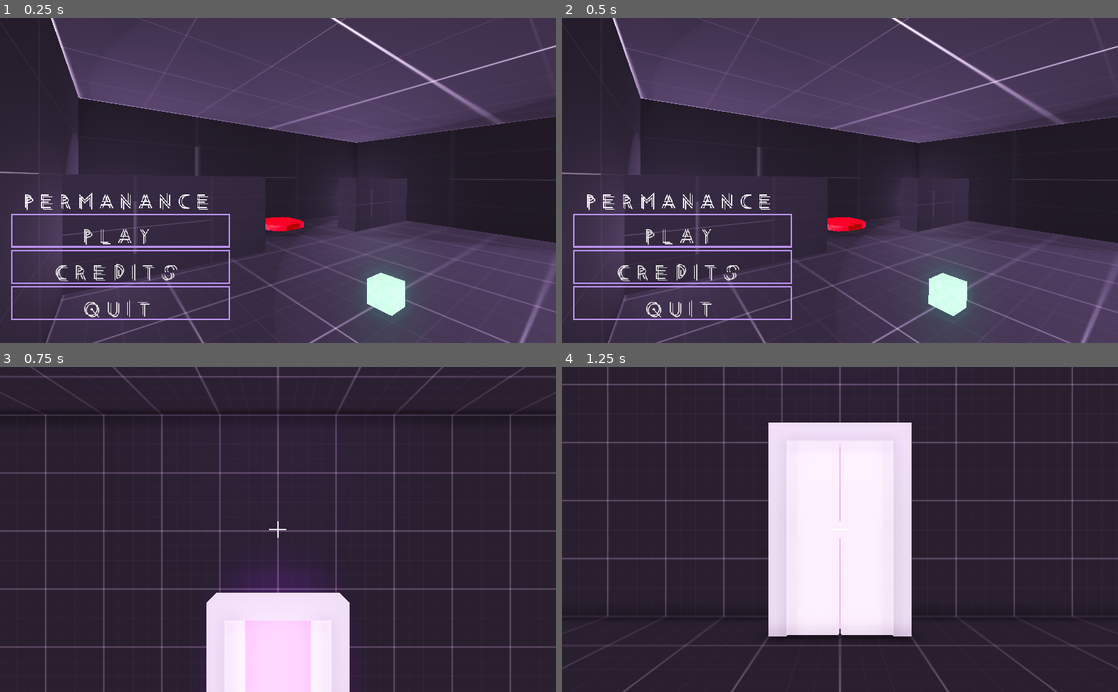
Above: before the commit, frames 1-4 (two rows, left to right).
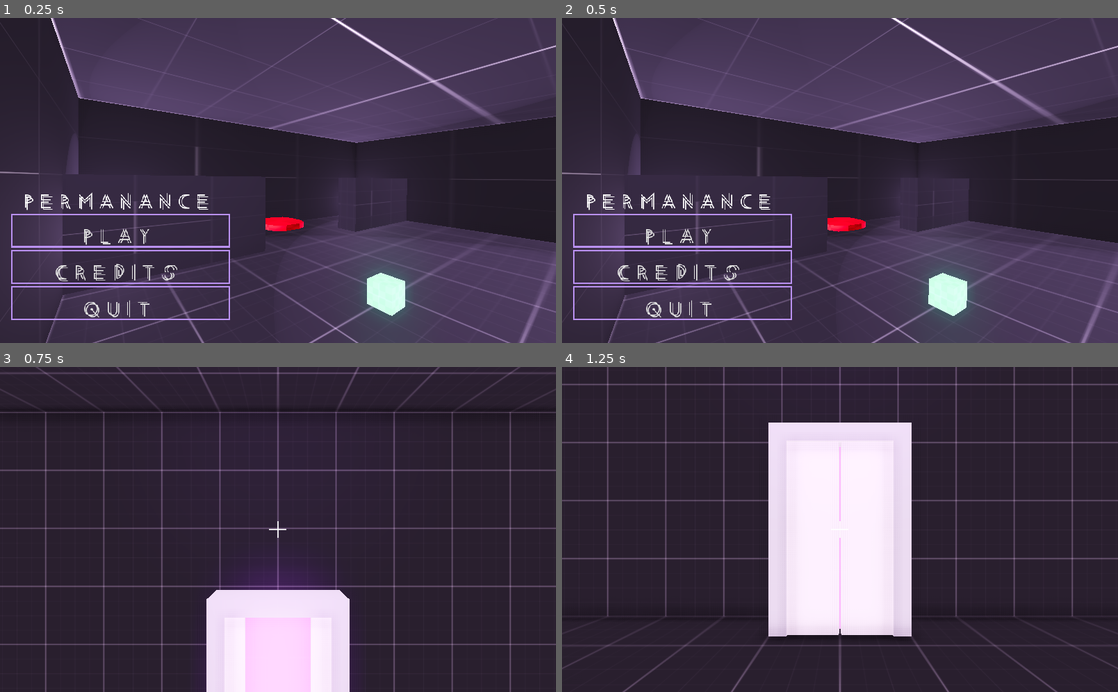
Above: after the commit, the same moments.

Repository: Wowe-Peanut/GetReal
Game: Godot game, scene res://MainMenu.tscn
Same seed, same stepped clock (60 frames per second), same inputs: the game is played once before the commit and once after it.
Inputs:
- Up to frame 1 (0.25 s): no input
- Up to frame 2 (0.5 s): no input
- Up to frame 3 (0.75 s): click "Play" at 0.5 s
- Up to frame 4 (1.25 s): no input

Frames 1-2 are identical in both runs. In frame 3, 5.1% of the frame differs, in the area x 0-100%, y 0-87%; in frame 4, nothing differs.

Commit message:
project restructure

Diff:
--- a/Level1.tscn
+++ b/Levels/Level1.tscn
@@ -1,8 +1,9 @@
 [gd_scene load_steps=4 format=2]
 
-[ext_resource path="res://LevelBase.tscn" type="PackedScene" id=1]
-[ext_resource path="res://Button.tscn" type="PackedScene" id=2]
-[ext_resource path="res://Barrier.tscn" type="PackedScene" id=3]
+[ext_resource path="res://Levels/LevelBase.tscn" type="PackedScene" id=1]
+[ext_resource path="res://Objects/Button.tscn" type="PackedScene" id=2]
+[ext_resource path="res://Objects/Barrier.tscn" type="PackedScene" id=3]
+
 
 [node name="Level1" instance=ExtResource( 1 )]
 
--- a/LevelBase.tscn
+++ b/Levels/LevelBase.tscn
@@ -1,11 +1,12 @@
 [gd_scene load_steps=9 format=2]
 
-[ext_resource path="res://Player.tscn" type="PackedScene" id=1]
+[ext_resource path="res://Objects/Player.tscn" type="PackedScene" id=1]
 [ext_resource path="res://assets/PNG/Dark/texture_01.png" type="Texture" id=2]
-[ext_resource path="res://Light.tscn" type="PackedScene" id=3]
+[ext_resource path="res://Objects/Light.tscn" type="PackedScene" id=3]
 [ext_resource path="res://assets/crosshair.png" type="Texture" id=6]
-[ext_resource path="res://Door.tscn" type="PackedScene" id=7]
+[ext_resource path="res://Objects/Door.tscn" type="PackedScene" id=7]
 [ext_resource path="res://Main.gd" type="Script" id=8]
+
 
 [sub_resource type="SpatialMaterial" id=1]
 albedo_texture = ExtResource( 2 )
--- a/Main.tscn
+++ b/Main.tscn
@@ -1,14 +1,15 @@
 [gd_scene load_steps=16 format=2]
 
-[ext_resource path="res://Player.tscn" type="PackedScene" id=1]
+[ext_resource path="res://Objects/Player.tscn" type="PackedScene" id=1]
 [ext_resource path="res://assets/PNG/Dark/texture_01.png" type="Texture" id=2]
 [ext_resource path="res://assets/PNG/Dark/texture_02.png" type="Texture" id=3]
-[ext_resource path="res://Box.tscn" type="PackedScene" id=4]
-[ext_resource path="res://Button.tscn" type="PackedScene" id=5]
+[ext_resource path="res://Objects/Box.tscn" type="PackedScene" id=4]
+[ext_resource path="res://Objects/Button.tscn" type="PackedScene" id=5]
 [ext_resource path="res://assets/crosshair.png" type="Texture" id=6]
-[ext_resource path="res://Door.tscn" type="PackedScene" id=7]
+[ext_resource path="res://Objects/Door.tscn" type="PackedScene" id=7]
 [ext_resource path="res://Main.gd" type="Script" id=8]
-[ext_resource path="res://Barrier.tscn" type="PackedScene" id=9]
+[ext_resource path="res://Objects/Barrier.tscn" type="PackedScene" id=9]
+
 
 [sub_resource type="SpatialMaterial" id=1]
 albedo_texture = ExtResource( 2 )
--- a/MainMenu.tscn
+++ b/MainMenu.tscn
@@ -3,8 +3,8 @@
 [ext_resource path="res://assets/Fonts/TitleFont.tres" type="DynamicFont" id=1]
 [ext_resource path="res://assets/PNG/Dark/texture_02.png" type="Texture" id=2]
 [ext_resource path="res://assets/PNG/Dark/texture_01.png" type="Texture" id=3]
-[ext_resource path="res://Button.tscn" type="PackedScene" id=4]
-[ext_resource path="res://Box.tscn" type="PackedScene" id=5]
+[ext_resource path="res://Objects/Button.tscn" type="PackedScene" id=4]
+[ext_resource path="res://Objects/Box.tscn" type="PackedScene" id=5]
 [ext_resource path="res://MainMenuCamera.gd" type="Script" id=6]
 [ext_resource path="res://MenuButtons.gd" type="Script" id=7]
 
--- a/MenuButtons.gd
+++ b/MenuButtons.gd
@@ -17,7 +17,7 @@
 	credits_panel.visible = false
 
 func _on_play_pressed():
-	get_tree().change_scene("res://Level1.tscn")
+	get_tree().change_scene("res://Levels/Level1.tscn")
 
 func _on_credits_pressed():
 	credits_panel.visible = !credits_panel.visible
--- a/Barrier.tscn
+++ b/Objects/Barrier.tscn
@@ -1,6 +1,7 @@
 [gd_scene load_steps=7 format=2]
 
-[ext_resource path="res://Barrier.gd" type="Script" id=1]
+[ext_resource path="res://Objects/Barrier.gd" type="Script" id=1]
+
 
 [sub_resource type="Animation" id=4]
 resource_name = "lock"
--- a/Box.tscn
+++ b/Objects/Box.tscn
@@ -1,14 +1,14 @@
 [gd_scene load_steps=6 format=2]
 
-[ext_resource path="res://assets/PNG/Green/texture_08.png" type="Texture" id=1]
-[ext_resource path="res://Box.gd" type="Script" id=2]
+[ext_resource path="res://Objects/Box.gd" type="Script" id=1]
+[ext_resource path="res://assets/PNG/Green/texture_08.png" type="Texture" id=2]
 
 [sub_resource type="BoxShape" id=1]
 
 [sub_resource type="CubeMesh" id=2]
 
 [sub_resource type="SpatialMaterial" id=3]
-albedo_texture = ExtResource( 1 )
+albedo_texture = ExtResource( 2 )
 emission_enabled = true
 emission = Color( 0.0862745, 0.705882, 0.357353, 1 )
 emission_energy = 2.0
@@ -21,7 +21,7 @@
 transform = Transform( 1, 0, 0, 0, 1, 0, 0, 0, 1, 0, 1.91342, 4.19322 )
 collision_layer = 2
 mass = 7.0
-script = ExtResource( 2 )
+script = ExtResource( 1 )
 
 [node name="CollisionShape" type="CollisionShape" parent="."]
 transform = Transform( 0.5, 0, 0, 0, 0.5, 0, 0, 0, 0.5, 0, 0, 0 )
--- a/Button.tscn
+++ b/Objects/Button.tscn
@@ -1,7 +1,7 @@
 [gd_scene load_steps=7 format=2]
 
 [ext_resource path="res://assets/PNG/Red/texture_10.png" type="Texture" id=1]
-[ext_resource path="res://Button.gd" type="Script" id=2]
+[ext_resource path="res://Objects/Button.gd" type="Script" id=2]
 
 [sub_resource type="SpatialMaterial" id=5]
 albedo_texture = ExtResource( 1 )
--- a/Door.tscn
+++ b/Objects/Door.tscn
@@ -1,8 +1,9 @@
 [gd_scene load_steps=12 format=2]
 
 [ext_resource path="res://assets/PNG/Light/texture_01.png" type="Texture" id=1]
-[ext_resource path="res://Door.gd" type="Script" id=2]
+[ext_resource path="res://Objects/Door.gd" type="Script" id=2]
 [ext_resource path="res://assets/PNG/Purple/texture_03.png" type="Texture" id=3]
+
 
 [sub_resource type="Animation" id=1]
 resource_name = "lock"
--- /dev/null
+++ b/Objects/Light.gd
@@ -0,0 +1,16 @@
+extends Spatial
+
+
+# Declare member variables here. Examples:
+# var a = 2
+# var b = "text"
+
+
+# Called when the node enters the scene tree for the first time.
+func _ready():
+	pass # Replace with function body.
+
+
+# Called every frame. 'delta' is the elapsed time since the previous frame.
+#func _process(delta):
+#	pass
--- a/Light.tscn
+++ b/Objects/Light.tscn
@@ -1,7 +1,8 @@
-[gd_scene load_steps=7 format=2]
+[gd_scene load_steps=8 format=2]
 
 [ext_resource path="res://assets/PNG/Purple/texture_03.png" type="Texture" id=1]
 [ext_resource path="res://assets/PNG/Light/texture_02.png" type="Texture" id=2]
+[ext_resource path="res://Objects/Light.gd" type="Script" id=3]
 
 [sub_resource type="CubeMesh" id=1]
 size = Vector3( 4, 0.125, 2 )
@@ -23,6 +24,7 @@
 emission_on_uv2 = false
 
 [node name="Light" type="Spatial"]
+script = ExtResource( 3 )
 
 [node name="MeshInstance" type="MeshInstance" parent="."]
 mesh = SubResource( 1 )
--- a/Player.gd
+++ b/Objects/Player.gd
@@ -1,6 +1,6 @@
 extends KinematicBody
 
-const BOX = preload("res://Box.tscn")
+const BOX = preload("res://Objects/Box.tscn")
 
 onready var camera = $Camera
 onready var raycast = $Camera/RayCast
@@ -37,7 +37,7 @@
 		get_tree().quit()
 	return input_dir.normalized()
 
-func _physics_process(delta):
+func _process(delta):
 	velocity.y += gravity * delta
 	var desired_velocity = get_input() * max_speed
 
--- a/Player.tscn
+++ b/Objects/Player.tscn
@@ -1,6 +1,7 @@
 [gd_scene load_steps=4 format=2]
 
-[ext_resource path="res://Player.gd" type="Script" id=1]
+[ext_resource path="res://Objects/Player.gd" type="Script" id=1]
+
 
 [sub_resource type="CapsuleShape" id=1]
 height = 2.0
--- a/project.godot
+++ b/project.godot
@@ -12,37 +12,38 @@
 
 config/name="Get Real"
 run/main_scene="res://MainMenu.tscn"
-config/icon="res://icon.png"
+config/icon="res://assets/icon.png"
 
 [display]
 
+window/size/fullscreen=true
 window/stretch/mode="viewport"
 
 [input]
 
 move_forward={
 "deadzone": 0.5,
-"events": [ Object(InputEventKey,"resource_local_to_scene":false,"resource_name":"","device":0,"alt":false,"shift":false,"control":false,"meta":false,"command":false,"pressed":false,"scancode":87,"unicode":0,"echo":false,"script":null)
+"events": [ Object(InputEventKey,"resource_local_to_scene":false,"resource_name":"","device":0,"alt":false,"shift":false,"control":false,"meta":false,"command":false,"pressed":false,"scancode":87,"physical_scancode":0,"unicode":0,"echo":false,"script":null)
  ]
 }
 move_back={
 "deadzone": 0.5,
-"events": [ Object(InputEventKey,"resource_local_to_scene":false,"resource_name":"","device":0,"alt":false,"shift":false,"control":false,"meta":false,"command":false,"pressed":false,"scancode":83,"unicode":0,"echo":false,"script":null)
+"events": [ Object(InputEventKey,"resource_local_to_scene":false,"resource_name":"","device":0,"alt":false,"shift":false,"control":false,"meta":false,"command":false,"pressed":false,"scancode":83,"physical_scancode":0,"unicode":0,"echo":false,"script":null)
  ]
 }
 strafe_left={
 "deadzone": 0.5,
-"events": [ Object(InputEventKey,"resource_local_to_scene":false,"resource_name":"","device":0,"alt":false,"shift":false,"control":false,"meta":false,"command":false,"pressed":false,"scancode":65,"unicode":0,"echo":false,"script":null)
+"events": [ Object(InputEventKey,"resource_local_to_scene":false,"resource_name":"","device":0,"alt":false,"shift":false,"control":false,"meta":false,"command":false,"pressed":false,"scancode":65,"physical_scancode":0,"unicode":0,"echo":false,"script":null)
  ]
 }
 strafe_right={
 "deadzone": 0.5,
-"events": [ Object(InputEventKey,"resource_local_to_scene":false,"resource_name":"","device":0,"alt":false,"shift":false,"control":false,"meta":false,"command":false,"pressed":false,"scancode":68,"unicode":0,"echo":false,"script":null)
+"events": [ Object(InputEventKey,"resource_local_to_scene":false,"resource_name":"","device":0,"alt":false,"shift":false,"control":false,"meta":false,"command":false,"pressed":false,"scancode":68,"physical_scancode":0,"unicode":0,"echo":false,"script":null)
  ]
 }
 jump={
 "deadzone": 0.5,
-"events": [ Object(InputEventKey,"resource_local_to_scene":false,"resource_name":"","device":0,"alt":false,"shift":false,"control":false,"meta":false,"command":false,"pressed":false,"scancode":32,"unicode":0,"echo":false,"script":null)
+"events": [ Object(InputEventKey,"resource_local_to_scene":false,"resource_name":"","device":0,"alt":false,"shift":false,"control":false,"meta":false,"command":false,"pressed":false,"scancode":32,"physical_scancode":0,"unicode":0,"echo":false,"script":null)
  ]
 }
 interact={
Renamed: Barrier.gd -> Objects/Barrier.gd
Renamed: Box.gd -> Objects/Box.gd
Renamed: Button.gd -> Objects/Button.gd
Renamed: Door.gd -> Objects/Door.gd
Renamed: icon.png -> assets/icon.png
Not shown, changed: assets/icon.png.import
